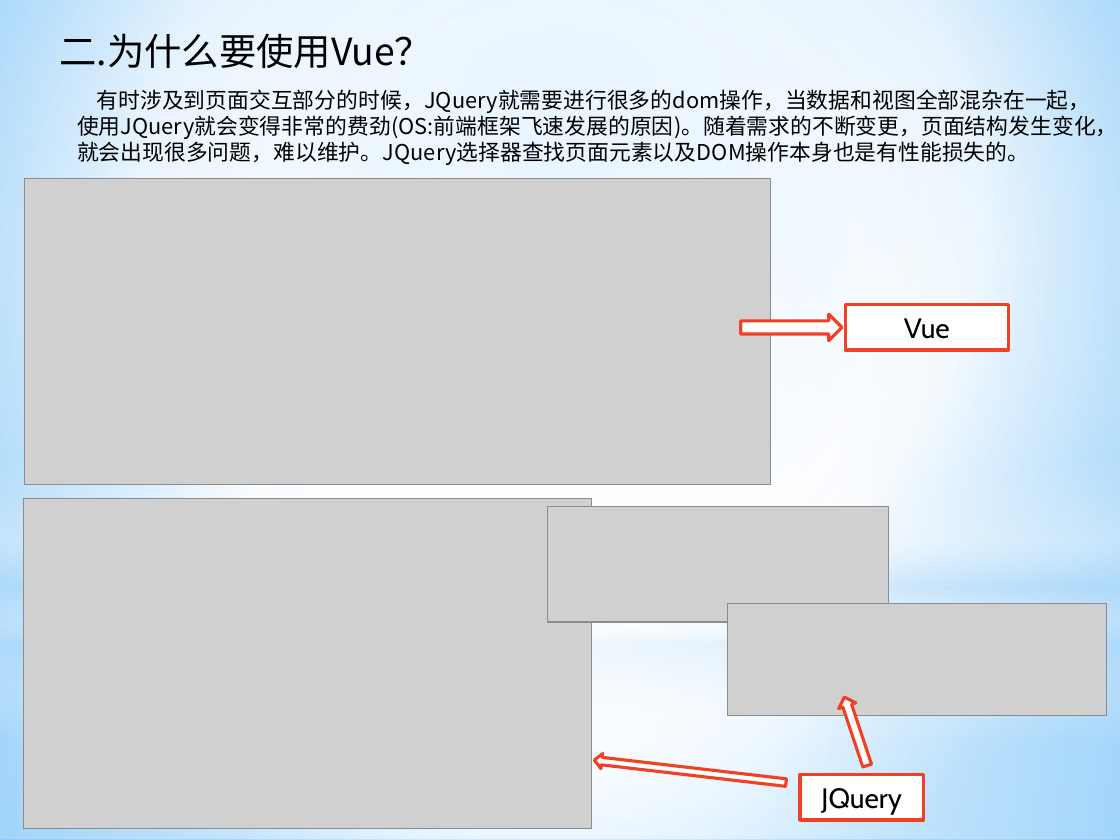
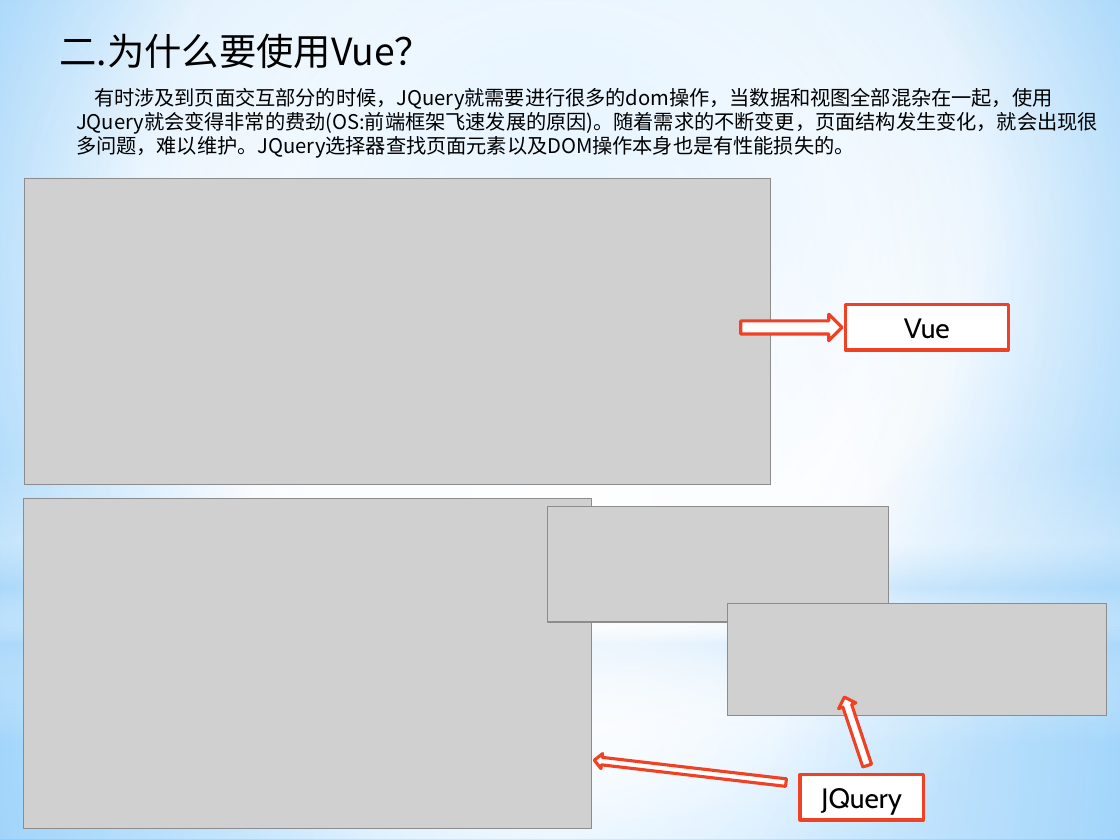
Before and after one commit to ManBaAQiang/vueProject, a slide deck: slide 4 of vue初探.pptx. Drawn at 1120x840 pixels with LibreOffice and Linux fonts; fonts in the diff are those of the drawing; grey boxes stand for pictures. Boxes give left, top, right and bottom in pixels: in the first picture for what was removed or moved away, otherwise in the second. Text is boxed around its words. In the diff, an @@ line names an element or a change of style, - is before the commit and + after.

```diff
--- a/vue初探.pptx
+++ b/vue初探.pptx
@@ text "有时涉及到页面交互部分的时候，JQuery就需要进行很多的dom操作，当数据和视图全部混杂在一起，使用JQuery就会变 ..." at [76, 88, 1098, 158]: size 14 to 13 pt @@
```
Also in this commit, not shown: 9 other slides changed, 1 slide added, 12 other files.
